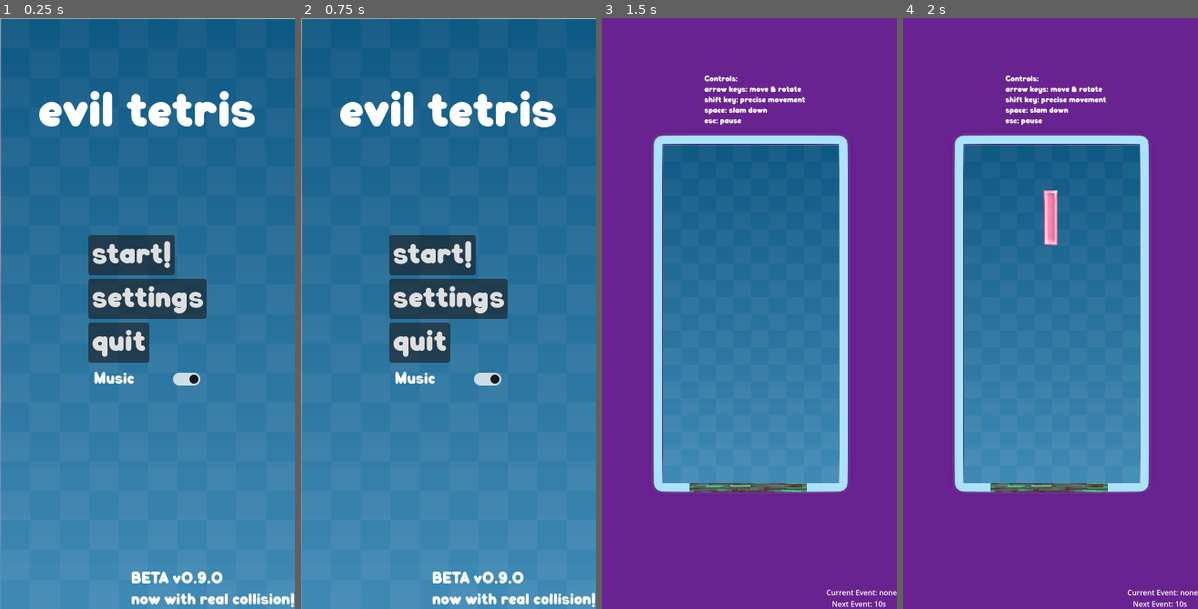
Above: before the commit, frames 1-4 (left to right).
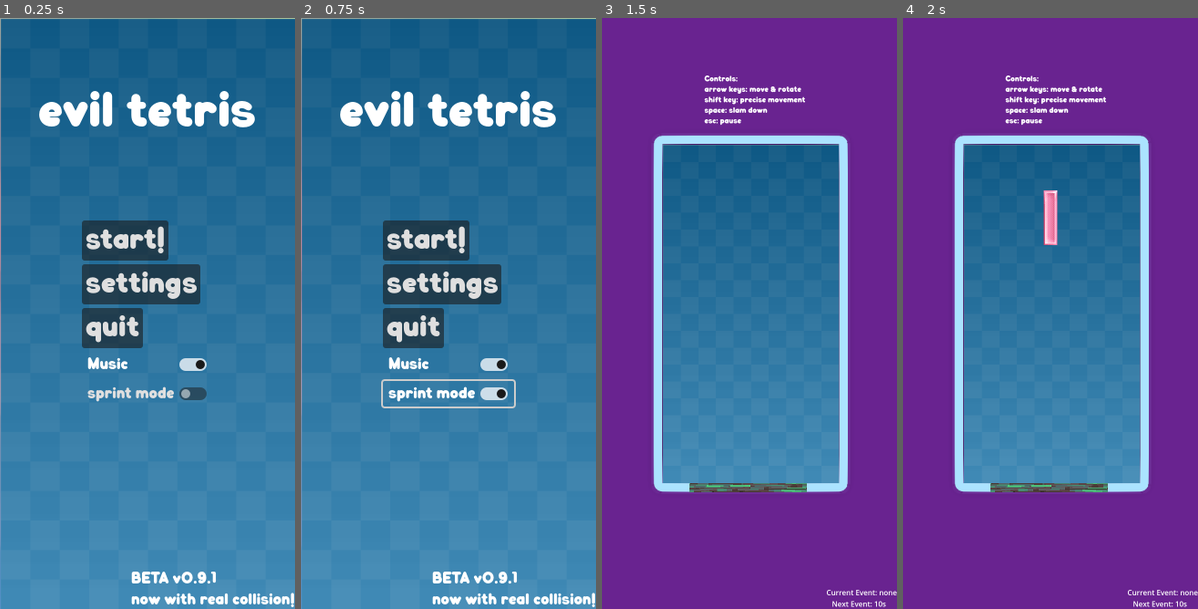
Above: after the commit, the same moments.

Repository: lpuv/evil-tetris
Game: Godot game, scene res://scenes/start_ui.tscn
Same seed, same stepped clock (60 frames per second), same inputs: the game is played once before the commit and once after it. Sound files missing from this copy of the repository are replaced by a short silence.
Inputs (mouse positions are in pixels of both pictures, inside the frame that each line leads up to):
- Up to frame 1 (0.25 s): no input
- Up to frame 2 (0.75 s): click (448, 396) at 0.5 s, where only the run after the commit has a clickable "sprint mode"
- Up to frame 3 (1.5 s): click "start!" at 1.25 s
- Up to frame 4 (2 s): no input

The runs differ from the first frame. In frame 1, 7.1% of the frame differs, in the area x 27-76%, y 34-96%; in frame 2, 7.4%; in frame 3, nothing differs; in frame 4, nothing differs.

Commit message:
v0.9.1: sprint mode

Diff:
--- a/project/scenes/start_ui.tscn
+++ b/project/scenes/start_ui.tscn
@@ -63,6 +63,11 @@
 button_pressed = true
 text = "Music"
 
+[node name="sprint_mode" type="CheckButton" parent="MarginContainer/VBoxContainer"]
+layout_mode = 2
+theme_override_fonts/font = ExtResource("2_yxax6")
+text = "sprint mode"
+
 [node name="Label" type="Label" parent="."]
 layout_mode = 1
 anchors_preset = -1
@@ -88,7 +93,7 @@
 grow_horizontal = 0
 grow_vertical = 0
 theme_override_fonts/font = ExtResource("2_yxax6")
-text = "BETA v0.9.0
+text = "BETA v0.9.1
 now with real collision!"
 
 [connection signal="pressed" from="MarginContainer/VBoxContainer/Start" to="." method="_on_start_pressed"]
--- a/project/scripts/main.gd
+++ b/project/scripts/main.gd
@@ -139,7 +139,7 @@
 	var height_percentage = clamp(1.0 - (distance_to_target / 380.0), 0.0, 1.0)
 
 	# Interpolate between max and min time based on height_percentage
-	var max_time = 10.0
+	var max_time = 5.0 if Shared.sprint_mode else 10.0
 	var min_time = 0.5
 	var time_left = lerp(max_time, min_time, height_percentage)
 
--- a/project/scripts/shared.gd
+++ b/project/scripts/shared.gd
@@ -25,6 +25,7 @@
 	return highest_y
 
 var do_music = true
+var sprint_mode = false
 
 var audio_files = [
 	"8bit.mp3", "abberall.mp3", "brass.mp3", "chiptune.mp3",
--- a/project/scripts/start_ui.gd
+++ b/project/scripts/start_ui.gd
@@ -3,6 +3,7 @@
 
 func _on_start_pressed() -> void:
 	Shared.do_music = $MarginContainer/VBoxContainer/do_music.button_pressed
+	Shared.sprint_mode = $MarginContainer/VBoxContainer/sprint_mode.button_pressed
 	get_tree().change_scene_to_file("res://scenes/main.tscn")
 
 
